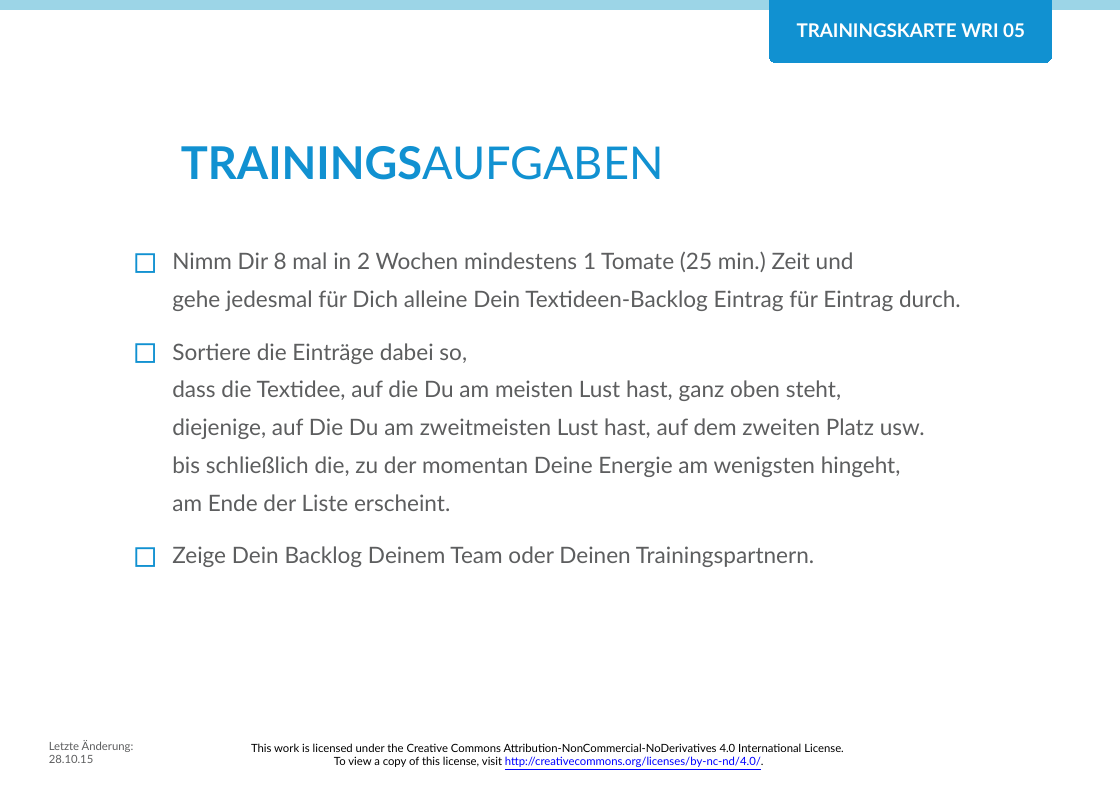
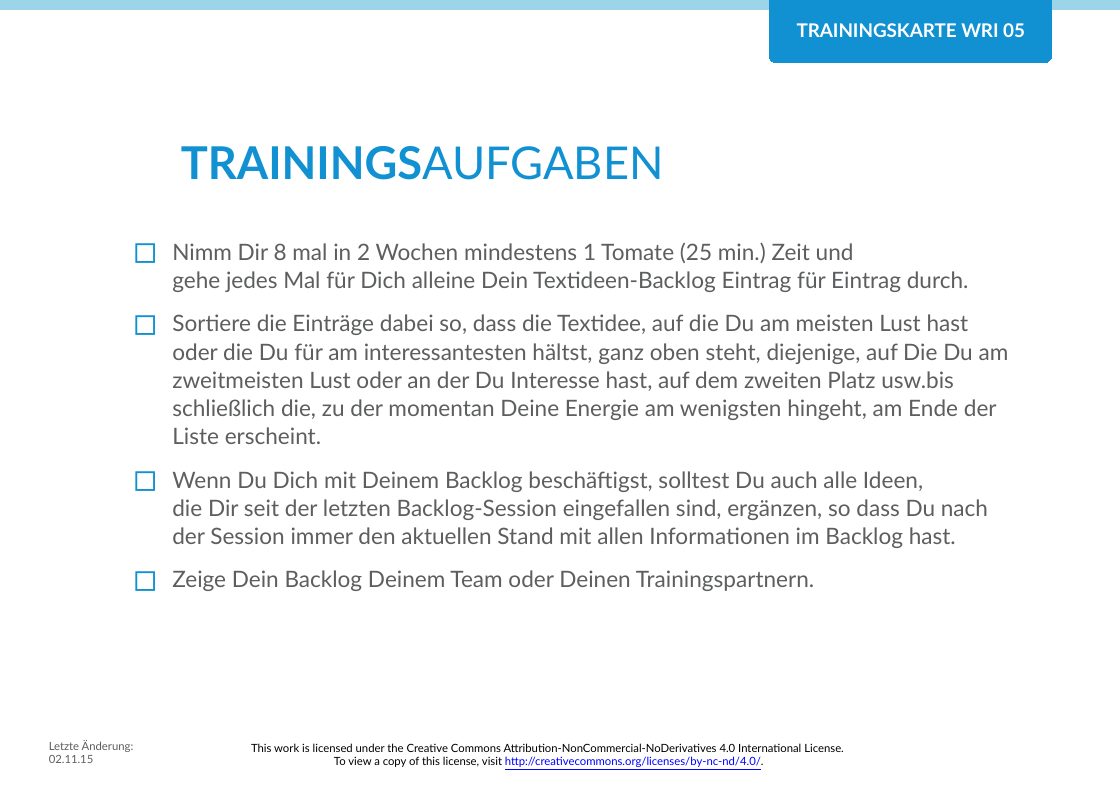
Before and after one commit to Teamtool/training-materials, a slide deck: slide 2 of training-cards/agile moves/Writing (WRI)/ger/apprentice/ger_wri_05_zu_welchem_text_geht_die_energie_AM_A.pptx. Drawn at 1120x789 pixels with LibreOffice and Linux fonts; fonts in the diff are those of the drawing; background and template pictures are left out. Boxes give left, top, right and bottom in pixels: in the first picture for what was removed or moved away, otherwise in the second. Text is boxed around its words. In the diff, an @@ line names an element or a change of style, - is before the commit and + after.

```diff
--- a/training-cards/agile moves/Writing (WRI)/ger/apprentice/ger_wri_05_zu_welchem_text_geht_die_energie_AM_A.pptx
+++ b/training-cards/agile moves/Writing (WRI)/ger/apprentice/ger_wri_05_zu_welchem_text_geht_die_energie_AM_A.pptx
@@ text at (x1=172, y1=242, x2=1009, y2=548): text changed @@
-◻ Nimm Dir 8 mal in 2 Wochen mindestens 1 Tomate (25 min.) Zeit und
-  gehe jedesmal für Dich alleine Dein Textideen-Backlog Eintrag für Eintrag durch.
-◻ Sortiere die Einträge dabei so,
-  dass die Textidee, auf die Du am meisten Lust hast, ganz oben steht,
-  diejenige, auf Die Du am zweitmeisten Lust hast, auf dem zweiten Platz usw.
-  bis schließlich die, zu der momentan Deine Energie am wenigsten hingeht,
-  am Ende der Liste erscheint.
+◻ Nimm Dir 8 mal in 2 Wochen mindestens 1 Tomate (25 min.) Zeit und
+  gehe jedes Mal für Dich alleine Dein Textideen-Backlog Eintrag für Eintrag durch.
+◻ Sortiere die Einträge dabei so, dass die Textidee, auf die Du am meisten Lust hast oder die Du für am interessantesten hältst, ganz oben steht, diejenige, auf Die Du am zweitmeisten Lust oder an der Du Interesse hast, auf dem zweiten Platz usw.bis schließlich die, zu der momentan Deine Energie am wenigsten hingeht, am Ende der Liste erscheint.
+◻ Wenn Du Dich mit Deinem Backlog beschäftigst, solltest Du auch alle Ideen,
+  die Dir seit der letzten Backlog-Session eingefallen sind, ergänzen, so dass Du nach der Session immer den aktuellen Stand mit allen Informationen im Backlog hast.
@@ text at (x1=172, y1=570, x2=814, y2=591): line spacing 20pt to 15pt @@
@@ text at (x1=49, y1=740, x2=134, y2=763): text changed @@
-Letzte Änderung: 28.10.15
+Letzte Änderung: 02.11.15
```
Also in this commit, not shown: 3 other files.
